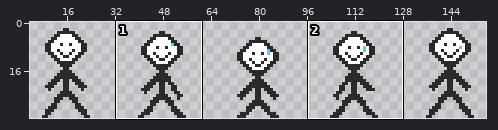
Edited in one commit: sprite sheet (Godot/assets/entities/character.png). The picture above shows the old version from afar; the outline marks the close-up.
Close-up. The starting point:
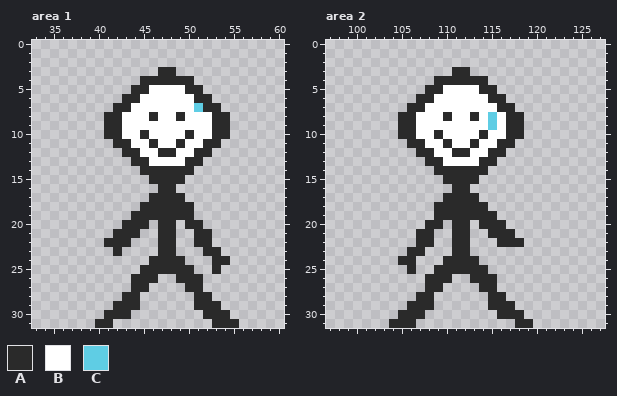
The file is 160x32 pixels. Shown: area 1: x 33..60, y 0..31; area 2: x 97..127, y 0..31. The wide view leaves out empty margins.
Palette (. is transparent): A #2a2a2a  B #ffffff  C #5fcde4
Pixels before, area 1, first column x 40:
 3 .......AA.......
 4 .....AAAAAA.....
 5 ....AABBBBAA....
 6 ...AABBBBBBAA...
 7 ..AABBBBBBBCAA..
 8 .AABBBABBABBBAA.
 9 .AABBBBBBBBBBAA.
10 .AABBABBBBABBAA.
11 ..AABBABBABBAA..
12 ...AABBAABBAA...
13 ....AABBBBAA....
14 .....AAAAAA.....
15 ......AAAA......
16 .......AA.......
17 ......AAAA......
18 .....AAAAAA.....
19 ....AAAAAAA.....
20 ...AAA.AA.AA....
21 ..AAA..AA..AA...
22 .AAA...AA..AA...
23 ..A....AA...AA..
24 ......AAAA...AA.
25 .....AAAAAA..A..
26 ....AAA..AAA....
27 ....AA....AA....
28 ...AA......AA...
29 ..AAA......AAA..
30 .AAA........AAA.
31 AA...........AAA
Pixels before, area 2, first column x 104:
 3 .......AA.......
 4 .....AAAAAA.....
 5 ....AABBBBAA....
 6 ...AABBBBBBAA...
 7 ..AABBBBBBBBAA..
 8 .AABBBABBABCBAA.
 9 .AABBBBBBBBCBAA.
10 .AABBABBBBABBAA.
11 ..AABBABBABBAA..
12 ...AABBAABBAA...
13 ....AABBBBAA....
14 .....AAAAAA.....
15 ......AAAA......
16 .......AA.......
17 ......AAAA......
18 .....AAAAAA.....
19 .....AAAAAAA....
20 ....AA.AA.AAA...
21 ...AA..AA..AAA..
22 ...AA..AA...AAA.
23 ..AA...AA.......
24 .AA...AAAA......
25 ..A..AAAAAA.....
26 ....AAA..AAA....
27 ....AA....AA....
28 ...AA......AA...
29 ..AAA......AAA..
30 .AAA........AAA.
31 AAA...........AA
Once edited:
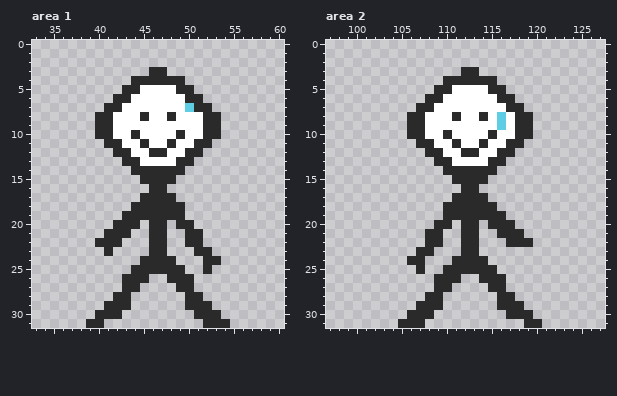
Diff:
Changed rows in their new state; - is an unchanged pixel.
Area 1:
first column x 39:
 3 -------A-.-------
 4 -----A-----.-----
 5 ----A-B---A-.----
 6 ---A-B-----A-.---
 7 --A-B------CA-.--
 8 -A-B--AB-AB--A-.-
 9 -A-B---------A-.-
10 -A-B-AB---AB-A-.-
11 --A-B-AB-AB-A-.--
12 ---A-B-A-B-A-.---
13 ----A-B---A-.----
14 -----A-----.-----
15 ------A---.------
16 -------A-.-------
17 ------A---.------
18 -----A-----.-----
19 ----A------.-----
20 ---A--.A-.A-.----
21 --A--.-A-.-A-.---
22 -A--.--A-.-A-.---
23 --A.---A-.--A-.--
24 ------A---.--A-.-
25 -----A-----.-A.--
26 ----A--.-A--.----
27 ----A-.---A-.----
28 ---A-.-----A-.---
29 --A--.-----A--.--
30 -A--.-------A--.-
31 A-.----------A--.
Area 2:
first column x 104:
 3 -------.-A-------
 4 -----.-----A-----
 5 ----.-A---B-A----
 6 ---.-A-----B-A---
 7 --.-A-------B-A--
 8 -.-A--BA-BABCB-A-
 9 -.-A-------BCB-A-
10 -.-A-BA---BA-B-A-
11 --.-A-BA-BA-B-A--
12 ---.-A-B-A-B-A---
13 ----.-A---B-A----
14 -----.-----A-----
15 ------.---A------
16 -------.-A-------
17 ------.---A------
18 -----.-----A-----
19 -----.------A----
20 ----.-A.-A.--A---
21 ---.-A-.-A-.--A--
22 ---.-A-.-A--.--A-
23 --.-A--.-A-------
24 -.-A--.---A------
25 --.A-.-----A-----
26 ----.--A-.--A----
27 ----.-A---.-A----
28 ---.-A-----.-A---
29 --.--A-----.--A--
30 -.--A-------.--A-
31 .--A----------.-A
